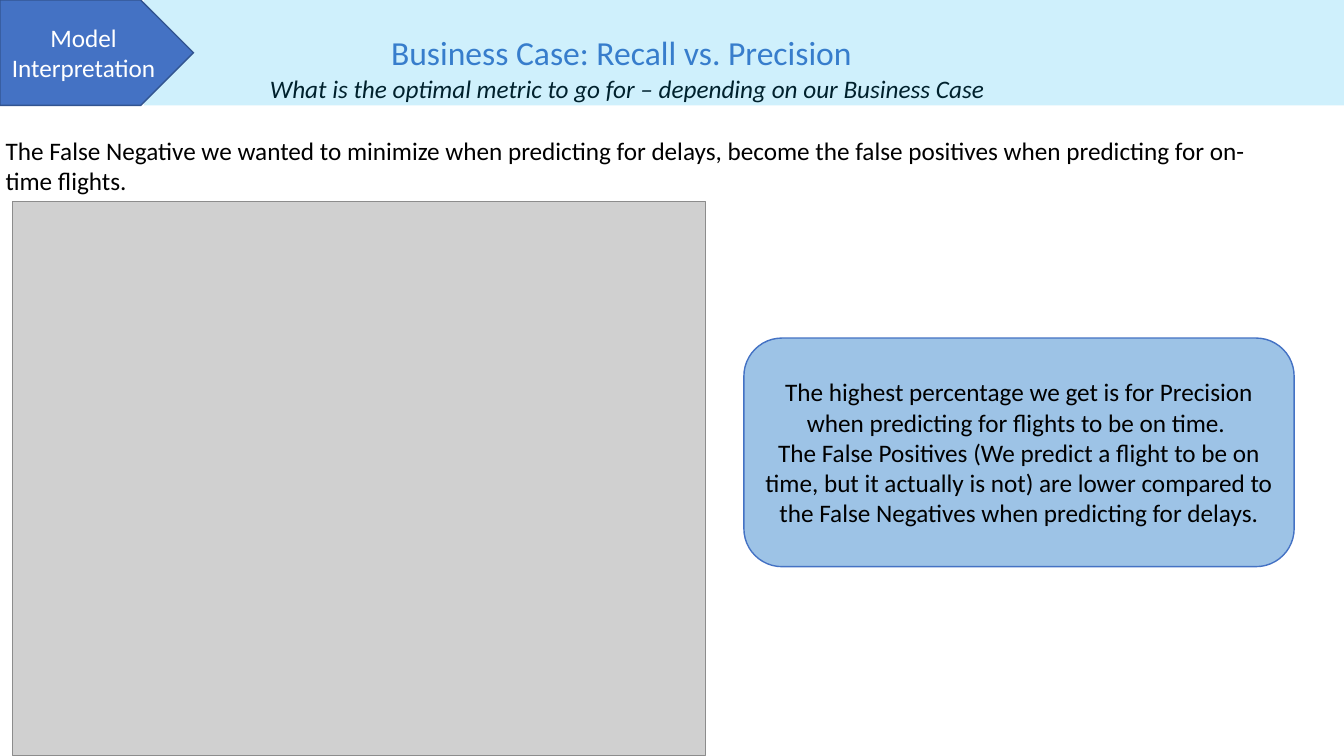
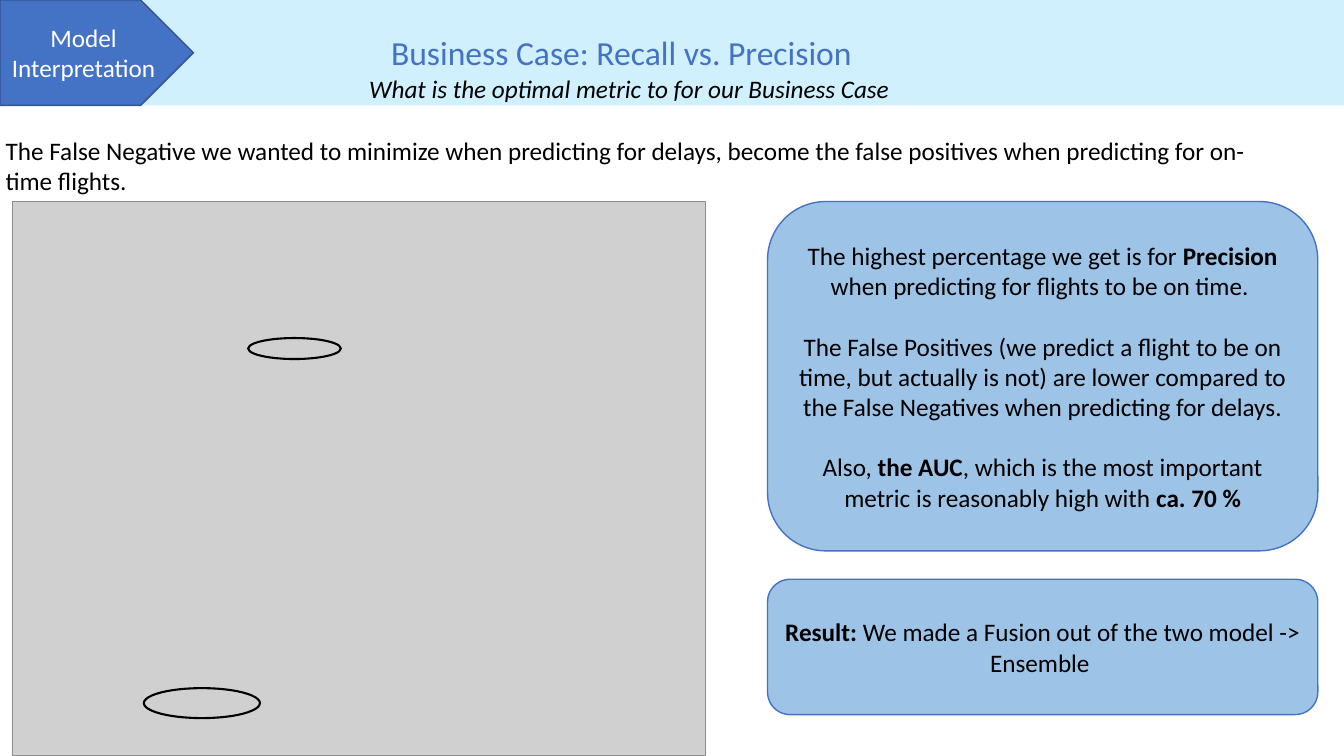
Before and after one commit to PHBruins/Flights, a slide deck: slide 3 of Model Interpretation.pptx. Drawn at 1344x756 pixels with LibreOffice and Linux fonts; fonts in the diff are those of the drawing; grey boxes stand for pictures. Boxes give left, top, right and bottom in pixels: in the first picture for what was removed or moved away, otherwise in the second. Text is boxed around its words. In the diff, an @@ line names an element or a change of style, - is before the commit and + after.

```diff
--- a/Model Interpretation.pptx
+++ b/Model Interpretation.pptx
@@ text at <box>369,80,889,102</box>: text changed @@
-What is the optimal metric to go for – depending on our Business Case
+What is the optimal metric to for our Business Case
@@ rounded rectangle "The highest percentage we get ...": place and size @@
-rounded rectangle "The highest percentage we get ..." at <box>744,338,1295,567</box>
+rounded rectangle "The highest percentage we get ..." at <box>767,202,1318,552</box>
@@ text in rounded rectangle at <box>808,247,1278,300</box>: bold on in "Precision" @@
@@ ellipse added at <box>248,338,341,359</box>, outline #000000 1.5 pt @@
@@ text in rounded rectangle at <box>799,338,1285,512</box>: text changed @@
-The False Positives (We predict a flight to be on time, but it actually is not) are lower compared to the False Negatives when predicting for delays.
+The False Positives (we predict a flight to be on time, but actually is not) are lower compared to the False Negatives when predicting for delays.
+Also, the AUC, which is the most important metric is reasonably high with ca. 70 %
@@ rounded rectangle added at <box>767,580,1318,715</box>, fill #9DC3E6, outline #4472C4 1 pt, 18 pt, text #000000 @@
+Result: We made a Fusion out of the two model -> Ensemble
@@ ellipse added at <box>144,689,260,719</box>, outline #000000 1.5 pt @@
```
Also in this commit, not shown: 2 other slides changed, 1 slide added.
